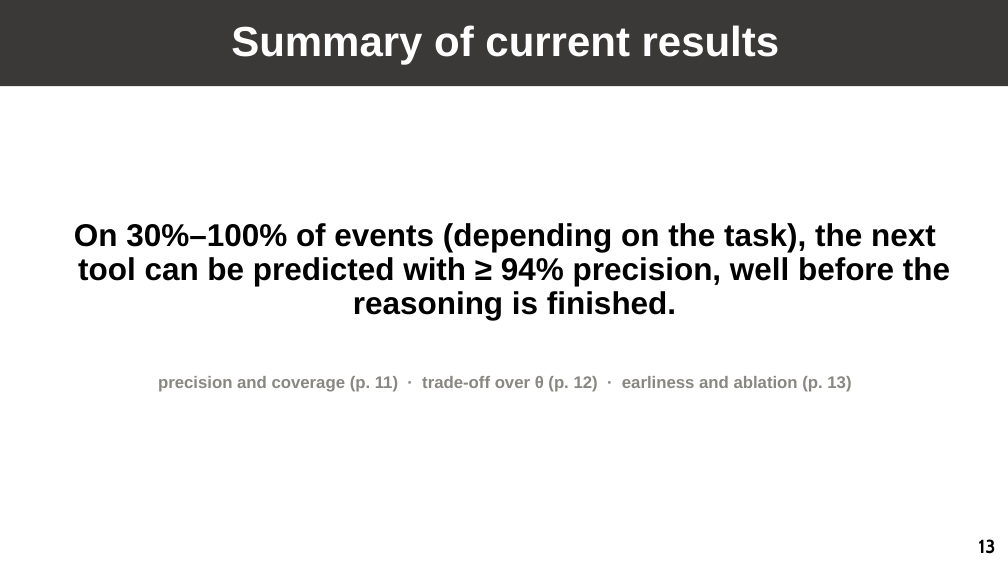
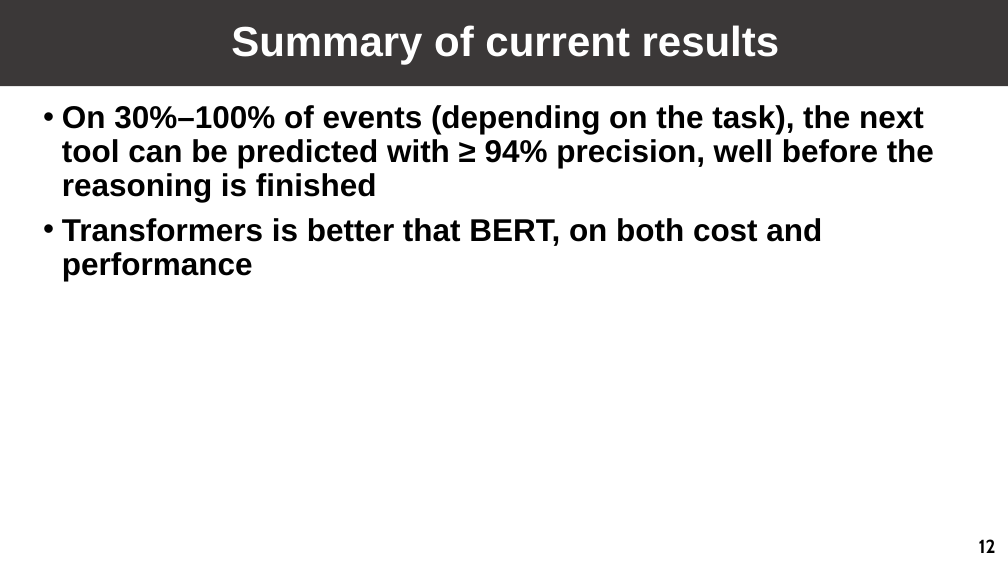
Before and after one commit to GuoYibo233/probe-agent, a slide deck: slide 13 of talks/20260809/slides.pptx (slide 14 before the commit). Drawn at 1008x567 pixels with LibreOffice and Linux fonts; fonts in the diff are those of the drawing. Boxes give left, top, right and bottom in pixels: in the first picture for what was removed or moved away, otherwise in the second. Text is boxed around its words. In the diff, an @@ line names an element or a change of style, - is before the commit and + after.

```diff
--- a/talks/20260809/slides.pptx
+++ b/talks/20260809/slides.pptx
@@ text at (62,105,934,281): text changed @@
-On 30%–100% of events (depending on the task), the next tool can be predicted with ≥ 94% precision, well before the reasoning is finished.
-precision and coverage (p. 11) · trade-off over θ (p. 12) · earliness and ablation (p. 13)
+• On 30%–100% of events (depending on the task), the next tool can be predicted with ≥ 94% precision, well before the reasoning is finished
+• Transformers is better that BERT, on both cost and performance
@@ page number at (979,539,996,553): text changed @@
-13
+12
```
Also in this commit, not shown: 10 other slides changed, 1 slide removed, 11 other files.
